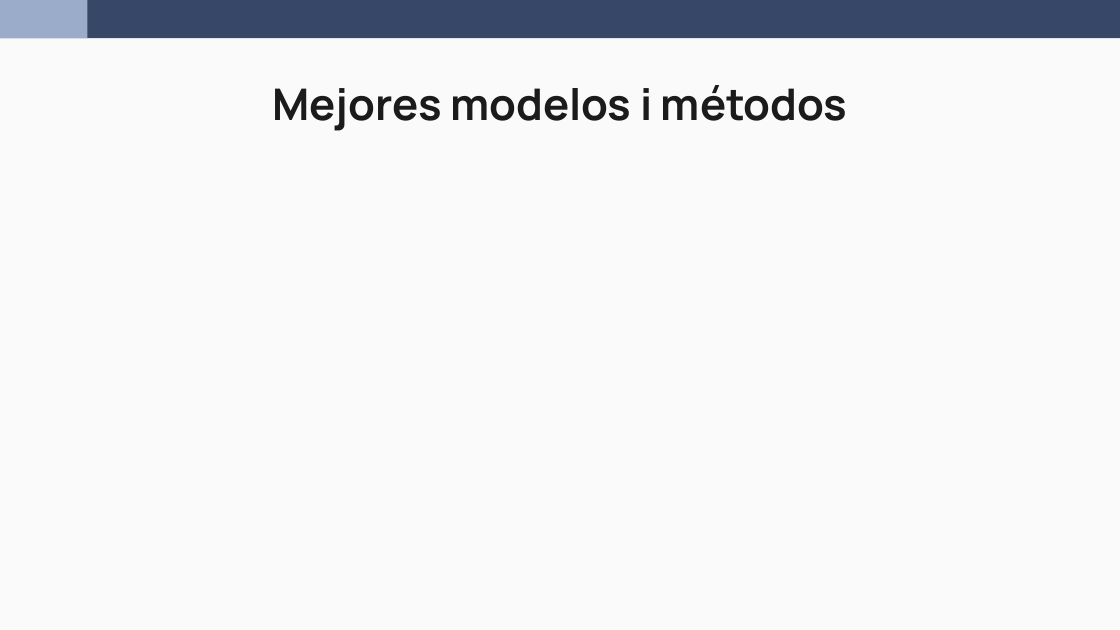
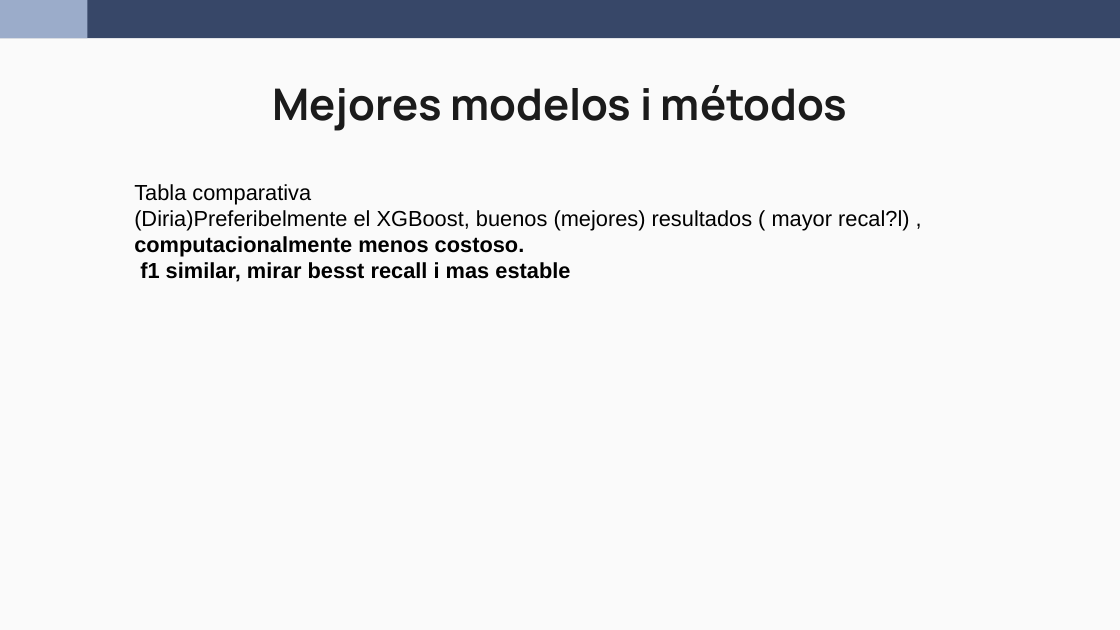
Before and after one commit to wen2111/Mineria, a slide deck: slide 9 of Entrega_2/00.REPORTE/Reporte_Grupo5.pptx (slide 19 before the commit). Drawn at 1120x630 pixels with LibreOffice and Linux fonts; fonts in the diff are those of the drawing. Boxes give left, top, right and bottom in pixels: in the first picture for what was removed or moved away, otherwise in the second. Text is boxed around its words. In the diff, an @@ line names an element or a change of style, - is before the commit and + after.

```diff
--- a/Entrega_2/00.REPORTE/Reporte_Grupo5.pptx
+++ b/Entrega_2/00.REPORTE/Reporte_Grupo5.pptx
@@ text added at (x1=134, y1=184, x2=909, y2=282), 14 pt, text #000000 @@
+Tabla comparativa
+(Diria)Preferibelmente el XGBoost, buenos (mejores) resultados ( mayor recal?l) , computacionalmente menos costoso.
+f1 similar, mirar besst recall i mas estable
```
Also in this commit, not shown: 5 slides added, 15 slides removed, 9 other files.
